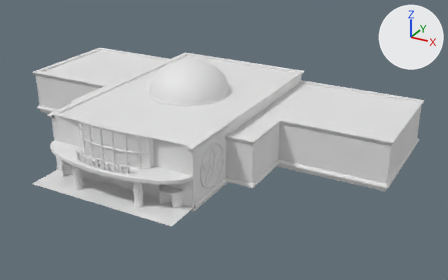
Renders of the Blender file MoonFlower_Theater.blend from each side of a commit.
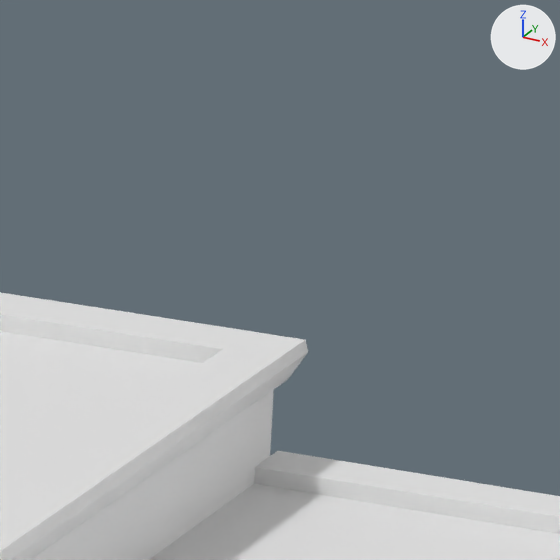
The first picture shows the older version from a 50 mm camera at (84.2, -133.8, 69.5) aimed at (12.2, -2.8, 4.0). The close-ups show both versions on the part from 62% to 73% of the width and 15% to 32% of the height of that picture; other places that the commit changed are outside them. Lighting does not change. The marker at upper right points along +X, +Y and +Z.

Before the edit, the objects in view are built like this:
```python
me_plane_008 = bpy.data.meshes.new('Plane.008')
me_plane_008.from_pydata(...)  # 2277 vertices, 2039 faces, 1 loose edge; spans x -55.6..0.0, y -40.0..30.8, z -1.0..23.0
me_plane_008.polygons.foreach_set('use_smooth', [True] * 2039)
me_plane_014 = bpy.data.meshes.new('Plane.014')
me_plane_014.from_pydata(...)  # 256 vertices, 226 faces; spans x -1.3..1.3, y -1.3..1.3, z 0.0..15.6
me_plane_014.polygons.foreach_set('use_smooth', [True] * 226)
ob_column_009 = bpy.data.objects.new('column.009', me_plane_014)
ob_column_009.location = (20.0, 30.3, 0.0)
ob_column_009.scale = (-1.0, 1.0, 1.0)
ob_column_009.hide_set(True)  # its collection is switched off
ob_main = bpy.data.objects.new('main', me_plane_008)
ob_main.location = (0.0, 0.0, 0.0)
_m = ob_main.modifiers.new('Mirror', 'MIRROR')
```
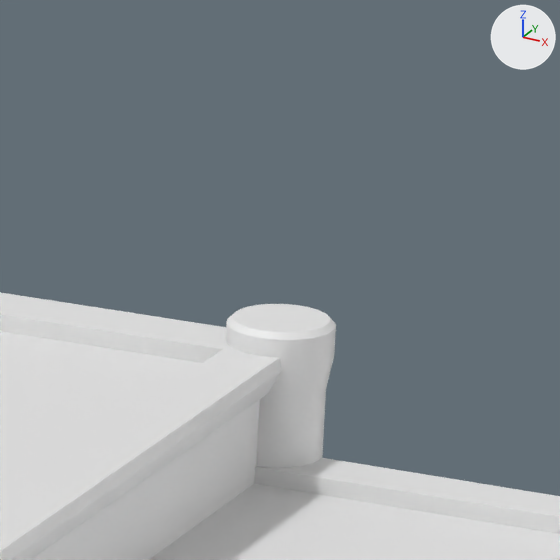
What differs and where, as boxes [x1, y1, x2, y2] in the close-ups (560 x 560 px):
```json
{"object": "column.009", "change": "shown", "after": [226, 304, 336, 468]}
```

The change, as JSON lines over the scene's bpy script:
```json
{"op": "remove", "block": "ob_column_009", "code": "ob_column_009.hide_set(True)  # its collection is switched off"}
```
